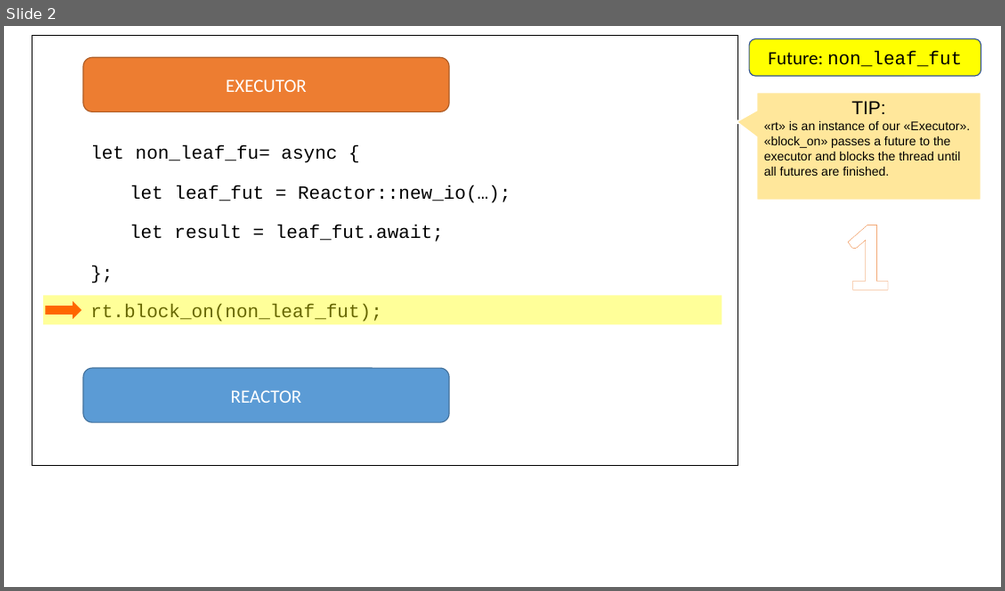
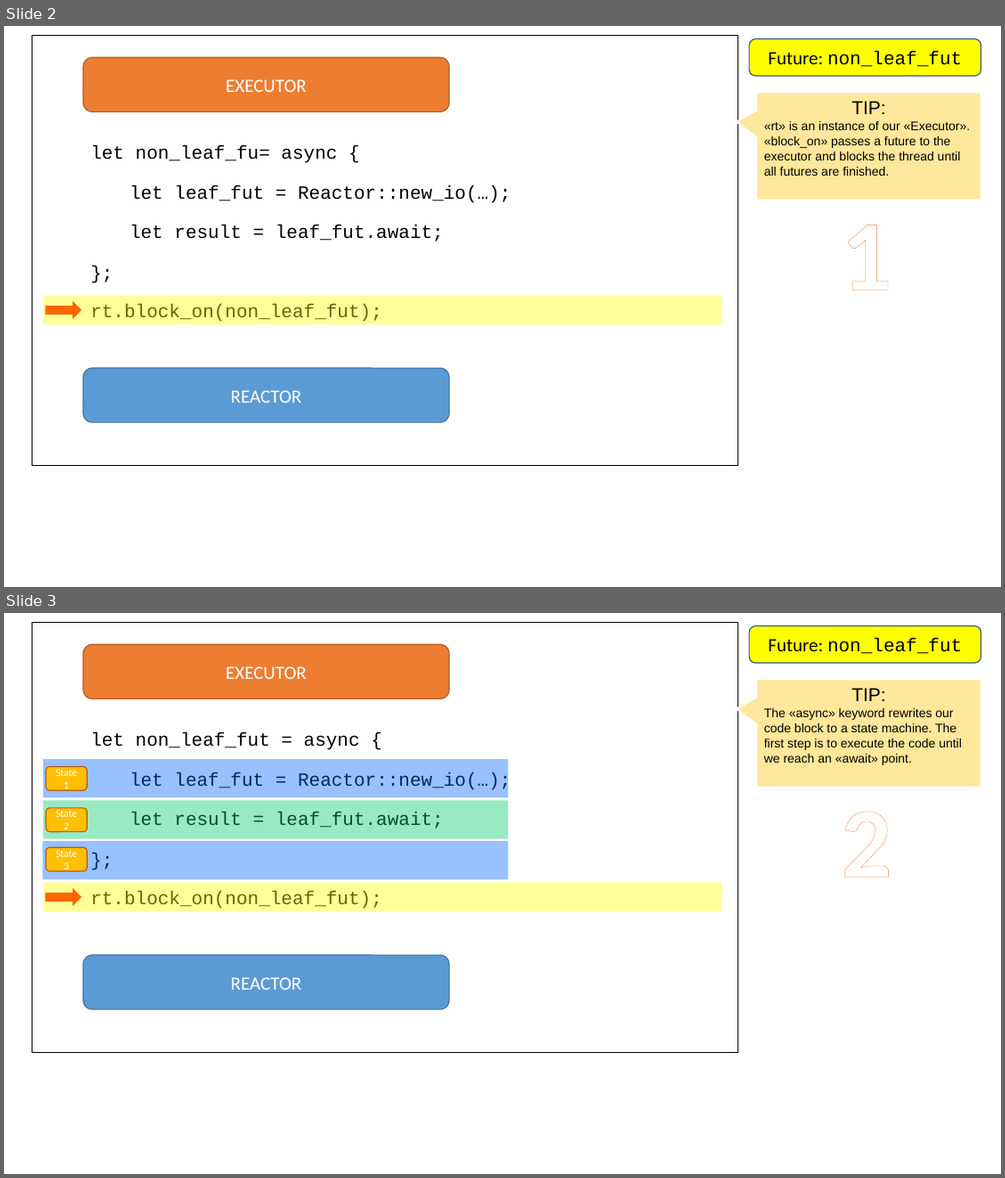
Before and after one commit to pedromfedricci/books-futures-explained, a slide deck: resources/futures_animation.pptx. Shown one above the other, each under a label of ours: slide 2 before the commit, slides 2 and 3 after it. The pictures are 1005x591 and 1005x1178 pixels, drawn with LibreOffice and Linux fonts; fonts in the diff are those of the drawing. Boxes give left, top, right and bottom in pixels: in the first picture for what was removed or moved away, otherwise in the second. Text is boxed around its words. In the diff, an @@ line names an element or a change of style, - is before the commit and + after.

```diff
--- a/resources/futures_animation.pptx
+++ b/resources/futures_animation.pptx
@@ slide 3 added at [4,613,1001,1174], background #FFFFFF @@
@@ rectangle added at [32,623,737,1053], outline #000000 1 pt @@
@@ rounded rectangle added at [750,625,981,662], fill #FFFF00, outline #325491 1 pt, 18 pt, text #000000 @@
+Future: non_leaf_fut
@@ rounded rectangle added at [83,644,449,699], fill #ED7D31, outline #AF5C24 1 pt, 18 pt, text #FFFFFF @@
+EXECUTOR
@@ speech box added at [757,680,981,787], fill #FFE79B, outline #FFFFFF 1.5 pt, 12 pt, text #000000 @@
+TIP:
+The «async» keyword rewrites our code block to a state machine. The first step is to execute the code until we reach an «await» point.
@@ text added at [90,732,360,750], 18 pt, text #000000 @@
+let non_leaf_fut = async {
@@ rectangle added at [44,759,509,798], fill #0066FF at 40% opacity @@
@@ rounded rectangle added at [46,766,87,790], fill #FFC000, outline #AF5C24 1 pt, 10 pt, text #FFFFFF @@
+State 1
@@ rectangle added at [122,764,597,794], fill #FFFFFF, 18 pt, text #000000 @@
+let leaf_fut = Reactor::new_io(…);
@@ rectangle added at [44,800,509,839], fill #00CC66 at 40% opacity @@
@@ rounded rectangle added at [46,808,87,832], fill #FFC000, outline #AF5C24 1 pt, 10 pt, text #FFFFFF @@
+State 2
@@ rectangle added at [122,803,553,832], fill #FFFFFF, 18 pt, text #000000 @@
+let result = leaf_fut.await;
@@ text added at [841,811,891,877], 96 pt, text #FFFFFF, bold @@
+2
@@ rectangle added at [43,841,508,880], fill #0066FF at 40% opacity @@
@@ rounded rectangle added at [46,847,87,871], fill #FFC000, outline #AF5C24 1 pt, 10 pt, text #FFFFFF @@
+State 3
@@ text added at [83,844,432,874], 18 pt, text #000000 @@
+};
@@ rectangle added at [44,882,722,911], fill #FFFF00 at 40% opacity @@
@@ right arrow added at [46,890,81,905], fill #FF0000, outline #FF0000 1 pt @@
@@ rectangle added at [83,882,432,912], fill #FFFFFF, 18 pt, text #000000 @@
+rt.block_on(non_leaf_fut);
@@ rounded rectangle added at [83,955,449,1009], fill #5B9BD5, outline #43739E 1 pt, 18 pt, text #FFFFFF @@
+REACTOR
```
Also in this commit, not shown: 15 slides changed, 1 other slide added, 25 other files.
